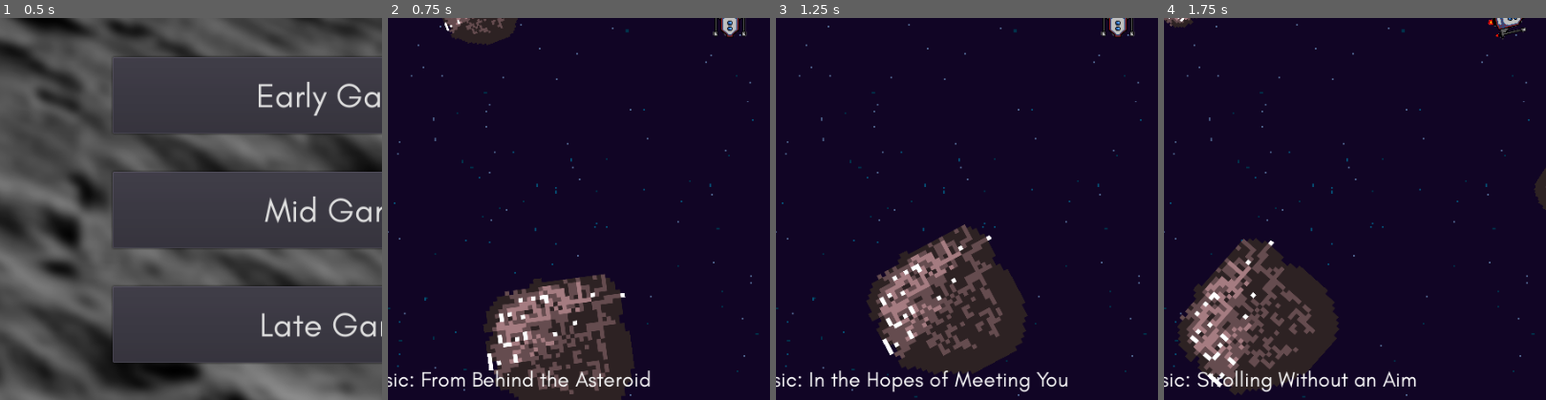
Above: before the commit, frames 1-4 (left to right).
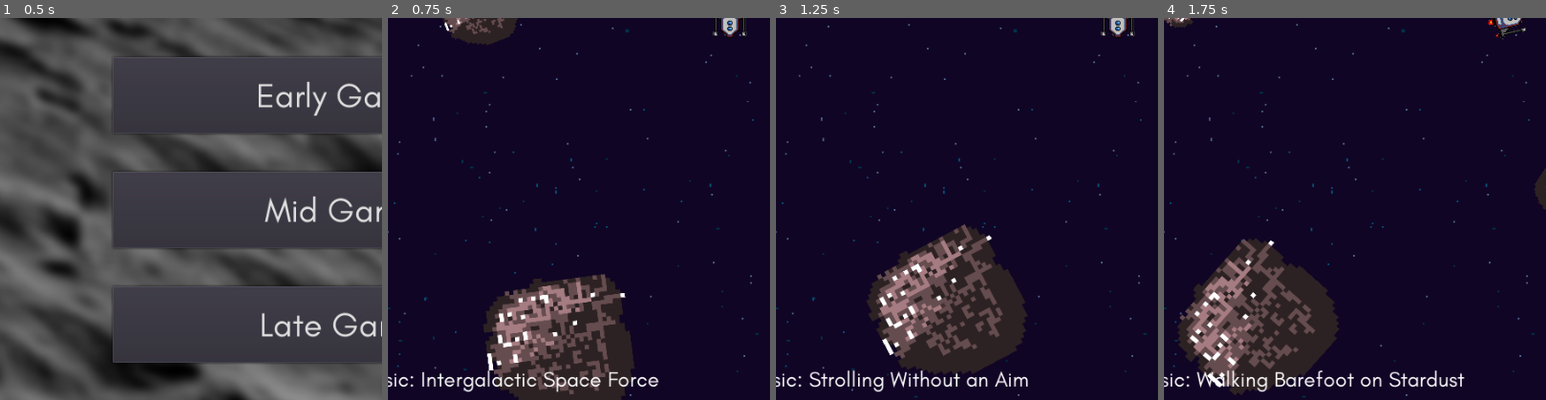
Above: after the commit, the same moments.

Repository: Locherdev/cursor-odyssey
Game: Godot game, scene res://src/level/Titlescreen.tscn
The game is run twice, just before and just after one commit, with the same random seed, the same clock (stepped at 60 frames per second) and the same inputs. Sound files missing from this copy of the repository are replaced by a short silence.
Inputs (mouse positions are % of the whole screen's width and height, from its top left):
- Up to frame 1 (0.5 s): no input
- Up to frame 2 (0.75 s): click "Early Game" at 0.5 s
- Up to frame 3 (1.25 s): no input
- Up to frame 4 (1.75 s): move the mouse to (72, 45) at 1.27 s
The pictures show only the part of the screen within x 5-55%, y 50-100%; the shares and areas given below are measured in that part.

Frame 1 is identical in both runs. In frame 2, 1.3% of the frame differs, in the area x 9-71%, y 92-98%; in frame 3, 1.4%; in frame 4, 1.5%, in the area x 8-79%, y 92-98%.

Commit message:
musicplayer expanded, musiclibrary splitted up, pause-bgm implemented

Diff:
--- a/game/src/audioplayer/AudioStreamPlayer.gd
+++ b/game/src/audioplayer/AudioStreamPlayer.gd
@@ -3,17 +3,21 @@
 signal track_ended()
 var playback_position
 var current_track = -1
+export(int, "Early Game", "Mid Game", "Late Game", "Bonus") var music_library
+
 
 func _ready() -> void:
+	Globals.connect("pause_game", self, "_pause_current_track")
+	Globals.connect("resume_game", self, "_resume_current_track")
 	Globals.connect("set_music_volume", self, "_set_volume")
 	Globals.connect("death", self, "_on_death")
 	connect("finished", self, "_get_next_track")
 	_get_next_track()
 
 func _get_next_track() -> void:
-	var tracks = Music.list_of_tracks(current_track)
+	var tracks = Music.list_of_tracks(music_library, current_track)
 	current_track = tracks[randi() % tracks.size()]
-	var audiostream = load(Music.set_current_track(current_track))
+	var audiostream = load(Music.set_current_track(music_library, current_track))
 	audiostream.set_loop(false)
 	set_stream(audiostream)
 	Globals.change_trackname()
@@ -46,7 +50,14 @@
 func _pause_current_track() -> void:
 	playback_position = get_playback_position()
 	stop()
+	var audiostream = load(Music.track_options)
+	set_stream(audiostream)
+	play()
 
 func _resume_current_track() -> void:
+	stop()
+	var audiostream = load(Music.set_current_track(music_library, current_track))
+	audiostream.set_loop(false)
+	set_stream(audiostream)
 	play()
 	seek(playback_position)
--- a/game/src/autoloads/MusicLibrary.gd
+++ b/game/src/autoloads/MusicLibrary.gd
@@ -1,69 +1,103 @@
 extends Node
 
-var tracks = [
+var tracks_early = [
 	{
 	"id": 0,
+	"name": "Strolling Without an Aim",
+	"path": "res://assets/bgm/kimidori-vinyl.ogg"
+	},{
+	"id": 1,
+	"name": "Courageous Dive",
+	"path": "res://assets/bgm/mintchoco.ogg"
+	},{
+	"id": 2,
+	"name": "Intergalactic Space Force",
+	"path": "res://assets/bgm/mu.ogg"
+	},{
+	"id": 3,
+	"name": "Rider of the Galaxy",
+	"path": "res://assets/bgm/citron.ogg"
+	},{
+	"id": 4,
+	"name": "Walking Barefoot on Stardust",
+	"path": "res://assets/bgm/sunshower.ogg"
+	}
+]
+
+var tracks_mid = [
+	{
+	"id": 0,
+	"name": "Hopelessly Lost",
+	"path": "res://assets/bgm/fuchsia.ogg"
+	},{
+	"id": 1,
 	"name": "Nightsky",
 	"path": "res://assets/bgm/karakuri-night.ogg"
 	},{
-	"id": 1,
-	"name": "Rider of the Galaxy",
-	"path": "res://assets/bgm/citron.ogg"
+	"id": 2,
+	"name": "In the Hopes of Meeting You",
+	"path": "res://assets/bgm/lemondays.ogg"
 	},{
-	"id": 2,
+	"id": 3,
+	"name": "Passing the Slow Days",
+	"path": "res://assets/bgm/marbles.ogg"
+	},{
+	"id": 4,
+	"name": "Shooting Stars",
+	"path": "res://assets/bgm/melolyn.ogg"
+	},{
+	"id": 5,
+	"name": "Spending Time to Ponder",
+	"path": "res://assets/bgm/godot.ogg"
+	}
+]
+
+var tracks_late = [
+	{
+	"id": 0,
 	"name": "Galactic Menace",
 	"path": "res://assets/bgm/bbjam.ogg"
 	},{
-	"id": 3,
-	"name": "Strolling Without an Aim",
-	"path": "res://assets/bgm/kimidori-vinyl.ogg"
-	},{
-	"id": 4,
+	"id": 1,
 	"name": "From Behind the Asteroid",
 	"path": "res://assets/bgm/mataro.ogg"
 	},{
-	"id": 5,
-	"name": "Courageous Dive",
-	"path": "res://assets/bgm/mintchoco.ogg"
-	},{
-	"id": 6,
-	"name": "Intergalactic Space Force",
-	"path": "res://assets/bgm/mu.ogg"
-	},{
-	"id": 7,
-	"name": "Hopelessly Lost",
-	"path": "res://assets/bgm/fuchsia.ogg"
-	},{
-	"id": 8,
-	"name": "Shooting Stars",
-	"path": "res://assets/bgm/melolyn.ogg"
-	},{
-	"id": 9,
-	"name": "In the Hopes of Meeting You",
-	"path": "res://assets/bgm/lemondays.ogg"
-	},{
-	"id": 10,
+	"id": 2,
 	"name": "Scared of the Unknown",
 	"path": "res://assets/bgm/murasaki.ogg"
 	},{
-	"id": 11,
-	"name": "Passing the Slow Days",
-	"path": "res://assets/bgm/marbles.ogg"
+	"id": 3,
+	"name": "Blooming under Pressure",
+	"path": "res://assets/bgm/crescent.ogg"
 	},{
-	"id": 12,
-	"name": "My Human Tendencies",
+	"id": 4,
+	"name": "Onwards, my Odyssey!",
 	"path": "res://assets/bgm/unit241.ogg"
 	}
 ]
 
+var tracks_total = [tracks_early,tracks_mid,tracks_late]
+var track_title = "res://assets/bgm/frankenstein.ogg"
+var track_options = "res://assets/bgm/pineapple.ogg"
+var track_gameover = "res://assets/bgm/kowloon.ogg"
+var track_credits = "res://assets/bgm/plumrain.ogg"
 var current_track = []
 
-func set_current_track(index) -> String:
-	current_track = tracks[index]
+func set_current_track(lib_id, index) -> String:
+	match lib_id:
+		0: current_track = tracks_early[index]
+		1: current_track = tracks_mid[index]
+		2: current_track = tracks_late[index]
+		_: current_track = tracks_total[index]
 	return current_track.path
 
-func list_of_tracks(exclude_id) -> Array:
+func list_of_tracks(lib_id, exclude_id) -> Array:
 	var list = []
-	for track in tracks:
-		if track.id != exclude_id: list.append(track.id)
+	var tracks = []
+	match lib_id:
+		0: tracks = tracks_early
+		1: tracks = tracks_mid
+		2: tracks = tracks_late
+		_: tracks = tracks_total
+	for track in tracks: if track.id != exclude_id: list.append(track.id)
 	return list
--- a/game/src/level/Debug.tscn
+++ b/game/src/level/Debug.tscn
@@ -82,6 +82,7 @@
 [node name="AudioPlayer" type="Node2D" parent="."]
 
 [node name="AudioStreamPlayer" parent="AudioPlayer" instance=ExtResource( 4 )]
+pause_mode = 2
 volume_db = -6.021
 
 [node name="Spaceship" parent="." instance=ExtResource( 1 )]
